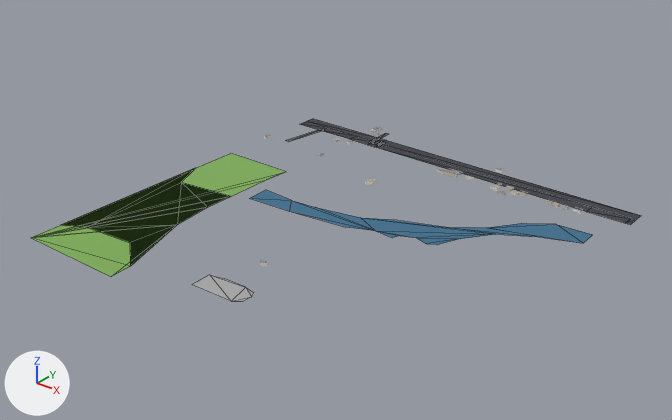
Renders of the glTF model public/tiles/-1_-1.lod1.glb from each side of a commit.
Before and after are seen from a 50 mm camera at (577.0, -749.0, 472.0) aimed at (-18.0, -5.0, 11.0). Every picture has the same lights, and +X, +Y and +Z are marked at lower left. The first picture is the older version. Mesh edges are drawn as thin lines on the coarser meshes. Where no turn or scale is listed for an object, it has been applied to the vertices. Vertices at exactly the same position are counted once.

Names of what the first picture shows: 'landuse', 'roads', 'water' and 2 more.
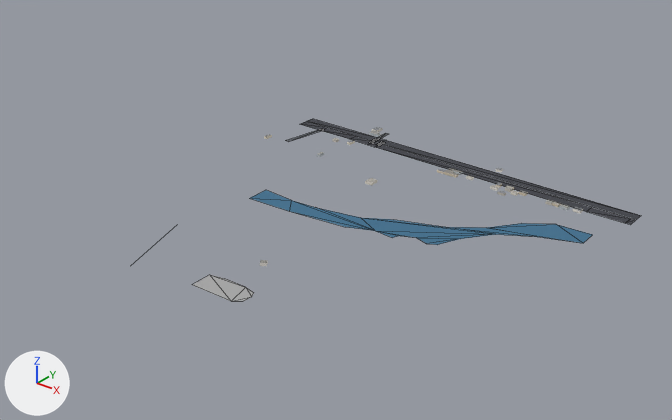
Where the newer file only moved an object's origin or applied its transform, the numbers keep the older frame.

Edits to the bpy script that builds the scene:
```text
Change me_landuse:
    used by ob_landuse; location = (-112.8, -94.2, 0.0)
    remove me_landuse.from_pydata(...)  # 32 vertices, 28 faces; spans x -137.0..137.0, y -156.0..156.0, z 0.0
    add me_landuse.from_pydata(...)  # 23 vertices, 7 faces; spans x -42.0..137.0, y -137.0..20.0, z 0.0
    me_landuse part 1
    18 vertices are removed from x -137.0..-1.0, y -156.0..156.0, z 0.0
    22 faces are deleted
    9 vertices are added at x -42.0..-2.0, y -137.0..20.0, z 0.0
    1 new face joins them
```

Boxes [x1, y1, x2, y2] around the edits, measured in the pictures (672 x 420 px):
'landuse', reshaped
    before: [31, 153, 286, 301]
    after: [193, 275, 254, 301]
part 1 of me_landuse, cut back (green)
    before: [31, 153, 286, 277]
